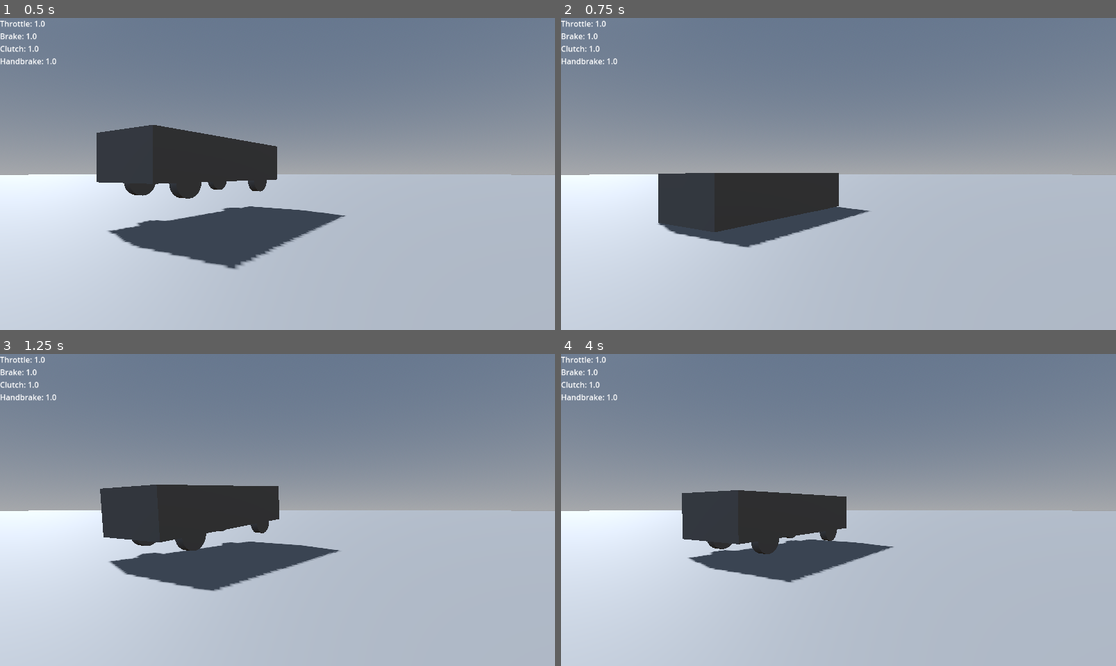
Above: before the commit, frames 1-4 (two rows, left to right).
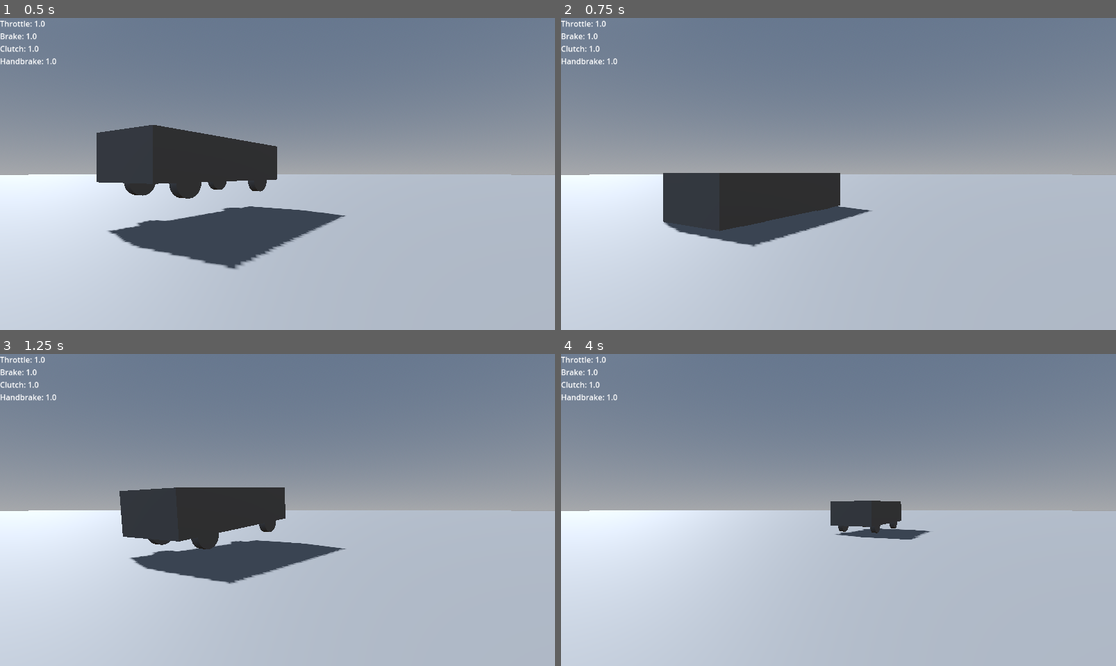
Above: after the commit, the same moments.

Repository: Dubbie/subi-vehicle
Game: Godot game, scene res://world/test/test_world.tscn
The game is run twice, just before and just after one commit, with the same random seed, the same clock (stepped at 60 frames per second) and the same inputs.
Inputs:
- Up to frame 1 (0.5 s): no input
- Up to frame 2 (0.75 s): hold Ctrl (clutch) from 0.53 s (still down)
- Up to frame 3 (1.25 s): keep holding Ctrl (clutch)
- Up to frame 4 (4 s): release Ctrl (clutch) at 1.28 s; hold S (brake) 1.28-2.03 s; tap W (gas) at 1.35, 2.85 s; hold Ctrl (clutch) 2.03-2.78 s; hold S (brake) from 3.53 s (still down); hold Ctrl (clutch) from 3.53 s (still down)

Frame 1 is identical in both runs. In frame 2, 0.4% of the frame differs, in the area x 17-57%, y 49-74%; in frame 3, 2.5%; in frame 4, 8.3%, in the area x 21-67%, y 43-74%.

Commit message:
add basic grip

Diff:
--- a/src/vehicle/controllers/wheel_controller.gd
+++ b/src/vehicle/controllers/wheel_controller.gd
@@ -12,12 +12,17 @@
 @export var suspension_damping: float = 1350.0 # Damping force in Ns/m
 @export var suspension_rebound_damping: float = 1350.0 # Damping during extension
 @export var suspension_max_length: float = 0.21 # Max travel distance in meters
+
+@export_group("Grip")
+@export var muk: float = 1.2
 #endregion
 
 #region Internal
 var last_spring_length: float = 0.0
 var current_spring_length: float = 0.0
 var has_contact: bool = false
+var inertia_inverse: float = 0.1
+var delta_rotation: float = 0.0
 
 var knuckle_forward: Vector3 = Vector3.ZERO
 var knuckle_right: Vector3 = Vector3.ZERO
@@ -28,11 +33,18 @@
 var contact_velocity: Vector3 = Vector3.ZERO
 var contact_lat_velocity: float = 0.0
 var contact_lon_velocity: float = 0.0
+
+var current_angular_velocity: float = 0.0
+var drive_torque: float = 0.0
+var lon_slip: float = 0.0
+var lat_slip: float = 0.0
 #endregion
 
 #region Forces
 var local_force: Vector3 = Vector3.ZERO
 var load_force_vector: Vector3 = Vector3.ZERO
+var lon_force_vector: Vector3 = Vector3.ZERO
+var lat_force_vector: Vector3 = Vector3.ZERO
 #endregion
 
 # --- Node References ---
@@ -42,14 +54,28 @@
 	# Calculate wheel radius based on params
 	target_position = Vector3.DOWN * (suspension_max_length + wheel_radius)
 
+	# Calculate the wheel's moment of inertia based on its mass and radius
+	var inertia = 0.5 * wheel_mass * wheel_radius * wheel_radius
+
+	# Calculate the inverse, with a safety check to prevent division by zero
+	if inertia > 0.0:
+		inertia_inverse = 1.0 / inertia
+	else:
+		# Fallback value if mass or radius is zero
+		inertia_inverse = 0.1
+		push_warning("Wheel inertia is zero or negative. Check wheel_mass and wheel_radius.")
+
 	add_exception(car)
 
 #region Physics
 func _physics_process(delta: float) -> void:
 	calculate_spring_physics(0.0, delta)
+	calculate_wheel_physics(100.0, 0.0, 1.0, delta)
 
 	# Apply the force now
 	car.apply_force(load_force_vector, global_position - car.global_position)
+	car.apply_force(lon_force_vector, global_position - car.global_position)
+	car.apply_force(lat_force_vector, global_position - car.global_position)
 
 #endregion
 func calculate_spring_physics(steer_angle: float, delta: float) -> void:
@@ -145,9 +171,91 @@
 	else:
 		contact_lat_velocity = 0.0
 
-	# 6. Calculate 'contact_lng_velocity'
-	if has_contact:
-		# I've corrected this to 'contact_lng_velocity' to match your original variable name
+	# 6. Calculate 'contact_lon_velocity'
+	if has_contact:
+		# I've corrected this to 'contact_lon_velocity' to match your original variable name
 		contact_lon_velocity = contact_velocity.dot(contact_forward)
 	else:
 		contact_lon_velocity = 0.0
+
+func calculate_wheel_physics(current_drive_torque: float, current_brake_torque: float, dyn_muk: float, delta: float):
+	drive_torque = current_drive_torque
+
+	# Apply motor torque to spin the wheel up
+	current_angular_velocity += current_drive_torque * inertia_inverse * delta
+
+	# Rolling Resistance and Braking
+	var w_brake_overshoot: float = 0.0
+	if abs(current_angular_velocity) > 0.0:
+		var rolling_resistance_torque = 5.0 * -sign(current_angular_velocity)
+		var total_resist_torque = current_brake_torque + rolling_resistance_torque
+		var w_brake = total_resist_torque * inertia_inverse * delta
+
+		# Check if the brake force is strong enough to lock the wheel
+		if w_brake > abs(current_angular_velocity):
+			w_brake_overshoot = w_brake - abs(current_angular_velocity)
+			current_angular_velocity = 0.0 # Lock the wheel
+		else:
+			current_angular_velocity -= sign(current_angular_velocity) * w_brake
+
+	# Longitudinal Slip (lngSlip) Calculation
+	lon_slip = _calc_lon_slip(current_angular_velocity, contact_lon_velocity)
+
+	# Lateral Slip (latSlip) Calculation - This part was provided
+	var lat_slip_target = _calc_lat_slip(contact_lon_velocity, contact_lat_velocity) * -sign(contact_lat_velocity)
+	var lat_interpolator = clamp(abs(contact_lat_velocity / 2.0 * delta), 0.0, 1.0)
+	lat_slip += (lat_slip_target - lat_slip) * lat_interpolator
+
+	# Calculate tire forces based on slip
+	var max_friction_force = local_force.y * (muk * dyn_muk)
+	local_force.z = lon_slip * max_friction_force
+	local_force.x = lat_slip * max_friction_force
+
+	# Combine forces and limit to friction circle
+	var combined_force = sqrt(local_force.z * local_force.z + local_force.x * local_force.x)
+	if combined_force > max_friction_force and combined_force > 0:
+		var force_sale = max_friction_force / combined_force
+		local_force.z *= force_sale
+		local_force.x *= force_sale
+
+	# Apply traction force from the road back to the wheel
+	var t_traction = local_force.z * wheel_radius * -1.0
+	var w_traction = t_traction * inertia_inverse * delta
+	current_angular_velocity += w_traction
+
+	if w_brake_overshoot > 0.0:
+		current_angular_velocity = 0.0
+
+	# Update visual rotation
+	delta_rotation += current_angular_velocity * delta
+	delta_rotation = fposmod(delta_rotation, 2 * PI)
+
+	# Save final world-space force vectors
+	lon_force_vector = contact_forward * local_force.z
+	lat_force_vector = contact_right * local_force.x
+
+func _calc_lat_slip(v_long: float, v_lat: float) -> float:
+	# No sideways velocity => no slip
+	if abs(v_lat) < 0.01:
+		return 0.0
+
+	# Slip angle is the angle of the velocity vector relative to the wheel's forward direction
+	var slip_angle_rad = atan2(v_lat, v_long)
+
+	# Linear mapping from angle to a 0..1 value
+	# A 90-degree slip (PI/2 radians) is considered maximum slip (1.0)
+	# We take the absolute value as the direction is handled separately.
+	return clamp(abs(slip_angle_rad / (PI / 2.0)), 0.0, 1.0)
+
+func _calc_lon_slip(p_angular_velocity: float, p_contact_lon_velocity: float) -> float:
+	var surface_speed = p_angular_velocity * wheel_radius
+
+	# The denominator is the car's ground speed. We prevent division by zero at a standstill.
+	var denominator = abs(p_contact_lon_velocity)
+	if denominator < 0.1:
+		denominator = 0.1
+
+	var slip_ratio = (surface_speed - p_contact_lon_velocity) / denominator
+
+	# Clamp the value to a reasonable range. -1.2 to 1.2 is a good starting point.
+	return clamp(slip_ratio, -1.2, 1.2)
